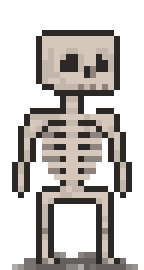
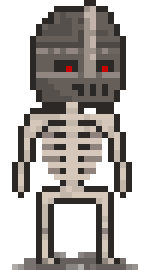
Comparing the layer stacks of the two 144 × 270 images. Changes:
showed "helmet_02" over (30, 0, 126, 108)
